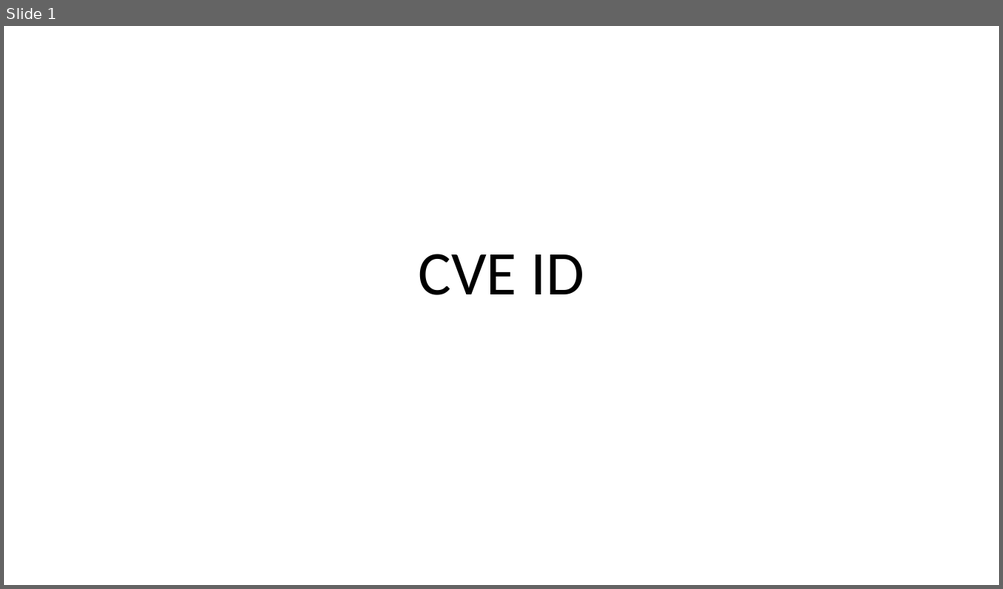
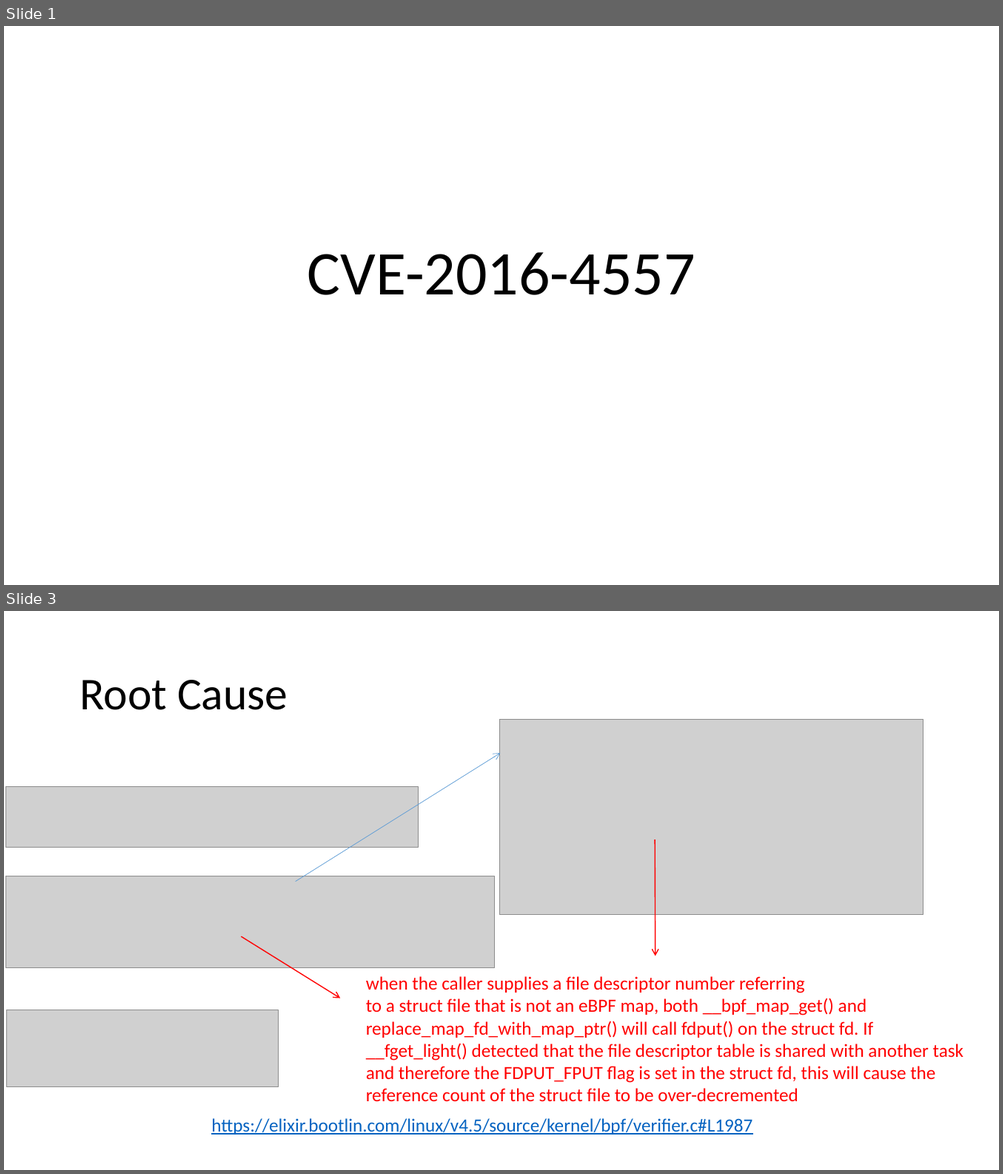
Before and after one commit to mudongliang/Kernel_Vulnerabilities, a slide deck: UAF/2016/CVE-2016-4557.pptx. Shown one above the other, each under a label of ours: slide 1 before the commit, slides 1 and 3 after it; the slides between them are not shown. The pictures are 1003x589 and 1003x1174 pixels, drawn with LibreOffice and Linux fonts; fonts in the diff are those of the drawing; grey boxes stand for pictures. Boxes give left, top, right and bottom in pixels: in the first picture for what was removed or moved away, otherwise in the second. Text is boxed around its words. In the diff, an @@ line names an element or a change of style, - is before the commit and + after.

Commit message:
add another case - CVE-2016-4557

```diff
--- a/UAF/2016/CVE-2016-4557.pptx
+++ b/UAF/2016/CVE-2016-4557.pptx
@@ slide 3 added at <box>4,611,999,1170</box>, background #FFFFFF @@
@@ title added at <box>79,680,287,710</box>, 44 pt, text #000000 @@
+Root Cause
@@ picture added at <box>499,720,923,914</box> @@
@@ arrow added from (296, 882) to (500, 754), #5B9BD5 0.5 pt @@
@@ picture added at <box>6,787,418,848</box> @@
@@ arrow added from (654, 840) to (655, 957), #FF0000 1 pt @@
@@ picture added at <box>6,877,494,968</box> @@
@@ arrow added from (242, 937) to (341, 998), #FF0000 1 pt @@
@@ text added at <box>366,977,964,1102</box>, 18 pt, text #FF0000 @@
+when the caller supplies a file descriptor number referring
+to a struct file that is not an eBPF map, both __bpf_map_get() and
+replace_map_fd_with_map_ptr() will call fdput() on the struct fd. If
+__fget_light() detected that the file descriptor table is shared with another task and therefore the FDPUT_FPUT flag is set in the struct fd, this will cause the reference count of the struct file to be over-decremented
@@ picture added at <box>6,1011,279,1088</box> @@
@@ text added at <box>211,1119,752,1135</box>, 18 pt, text #0563C1, underline @@
+https://elixir.bootlin.com/linux/v4.5/source/kernel/bpf/verifier.c#L1987
@@ slide 1 changed as well @@
@@ title at <box>307,252,695,295</box>: text changed @@
-CVE ID
+CVE-2016-4557
```
Also in this commit, not shown: 2 other slides changed, 3 other slides added, 2 slides removed, 3 other files.
